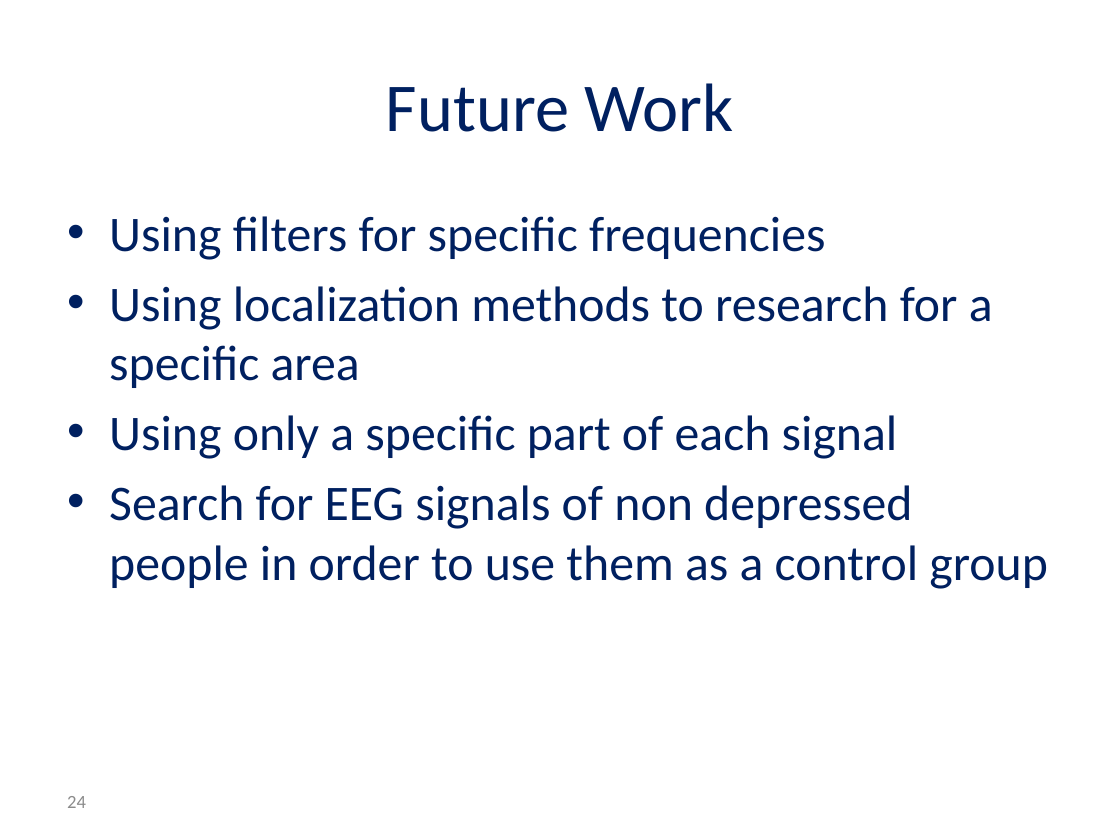
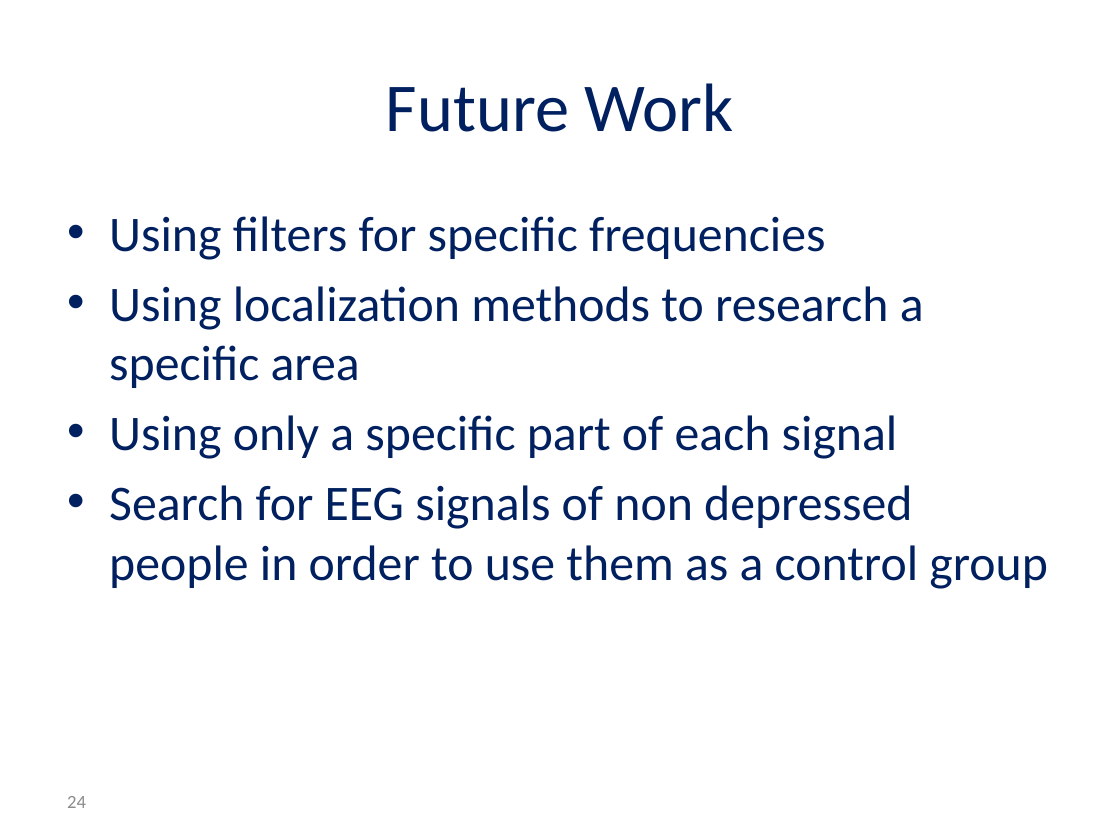
Before and after one commit to reggevlivney/BrainSway, a slide deck: slide 24 of Project_Midterm_Presentation.pptx. Drawn at 1120x840 pixels with LibreOffice and Linux fonts; fonts in the diff are those of the drawing; background and template pictures are left out. Boxes give left, top, right and bottom in pixels: in the first picture for what was removed or moved away, otherwise in the second. Text is boxed around its words. In the diff, an @@ line names an element or a change of style, - is before the commit and + after.

Commit message:
More updates - another push

```diff
--- a/Project_Midterm_Presentation.pptx
+++ b/Project_Midterm_Presentation.pptx
@@ text at <box>109,286,924,388</box>: text changed @@
-• Using localization methods to research for a specific area
+• Using localization methods to research a specific area
```
